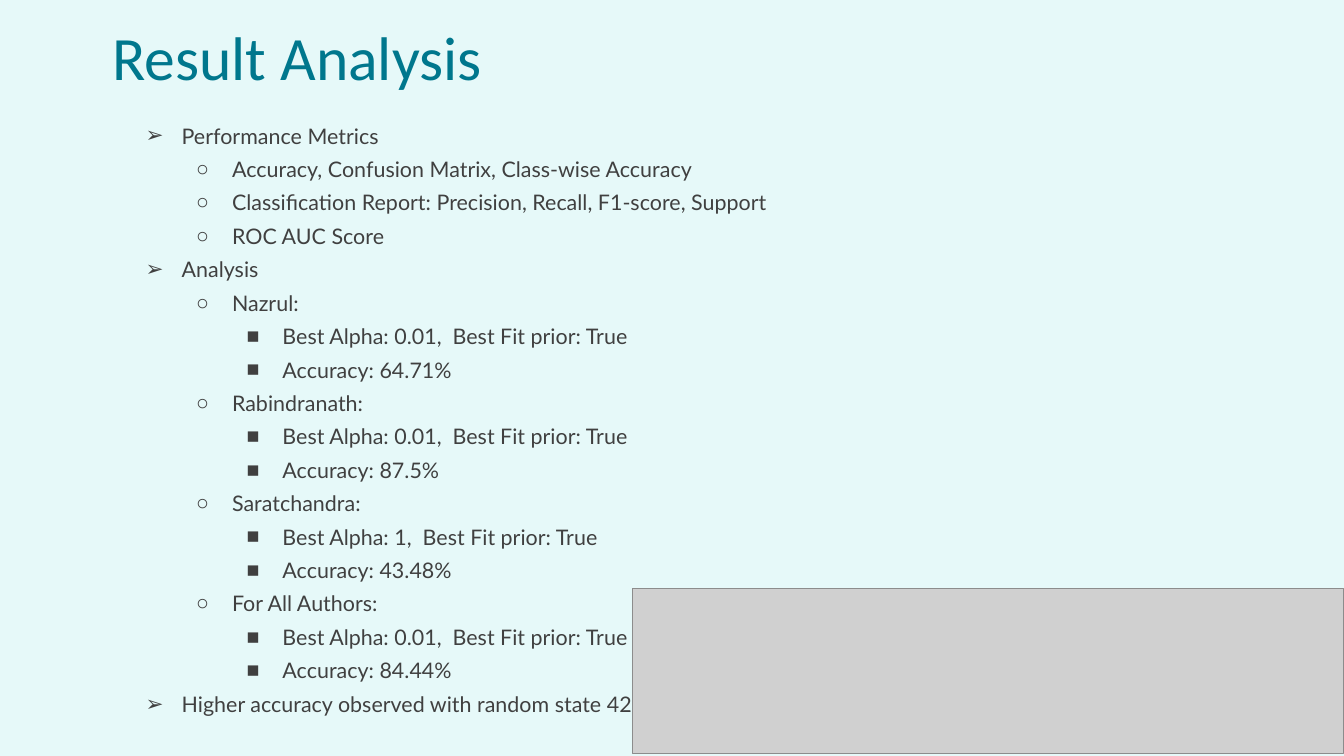
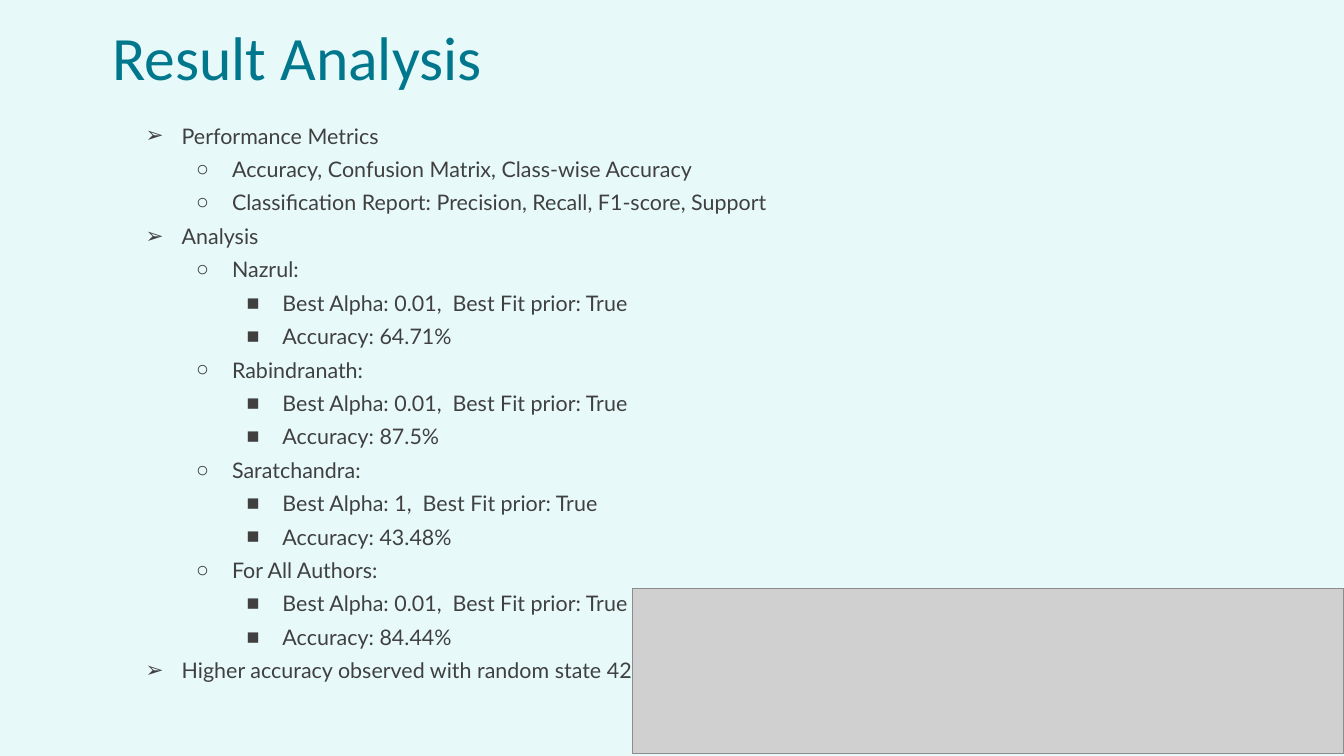
Before and after one commit to aag13/cse713, a slide deck: slide 9 of submission6/CSE713_Group 12_Submission 6.pptx. Drawn at 1344x756 pixels with LibreOffice and Linux fonts; fonts in the diff are those of the drawing; grey boxes stand for pictures. Boxes give left, top, right and bottom in pixels: in the first picture for what was removed or moved away, otherwise in the second. Text is boxed around its words. In the diff, an @@ line names an element or a change of style, - is before the commit and + after.

```diff
--- a/submission6/CSE713_Group 12_Submission 6.pptx
+++ b/submission6/CSE713_Group 12_Submission 6.pptx
@@ background #E4F9F9 at 89% opacity to #E4F9F9 at 88% opacity @@
@@ text at [232,228,385,244]: paragraph removed @@
-  ○ ROC AUC Score
```
Also in this commit, not shown: 10 other slides changed, 4 slides added, 1 slide removed, 1 other file.
